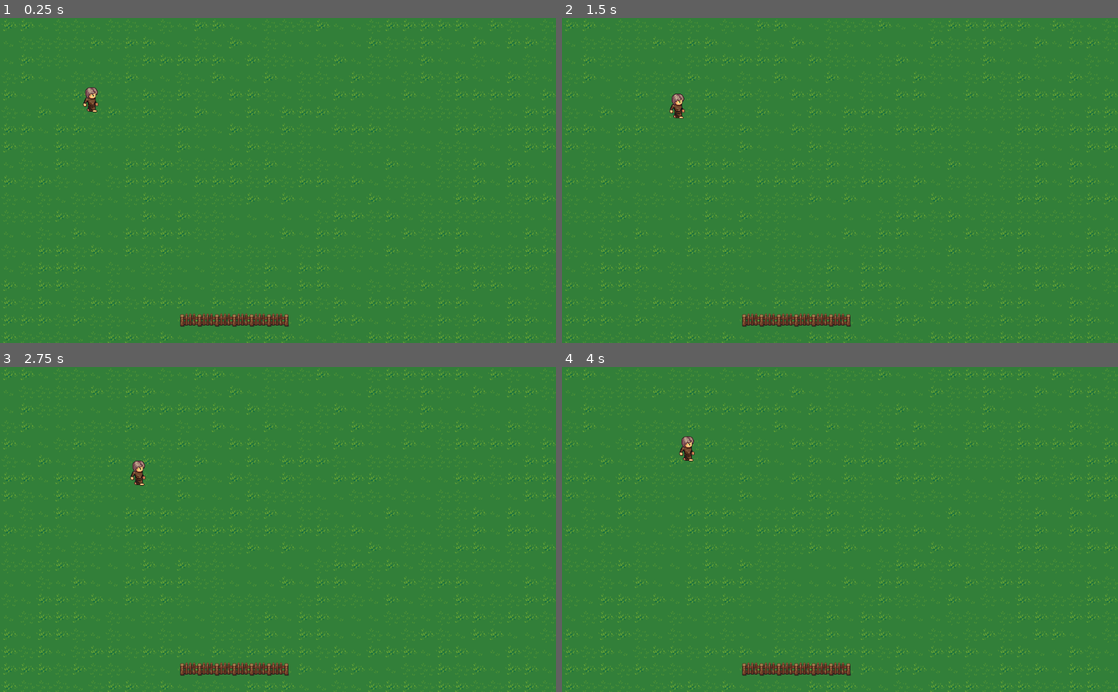
Above: before the commit, frames 1-4 (two rows, left to right).
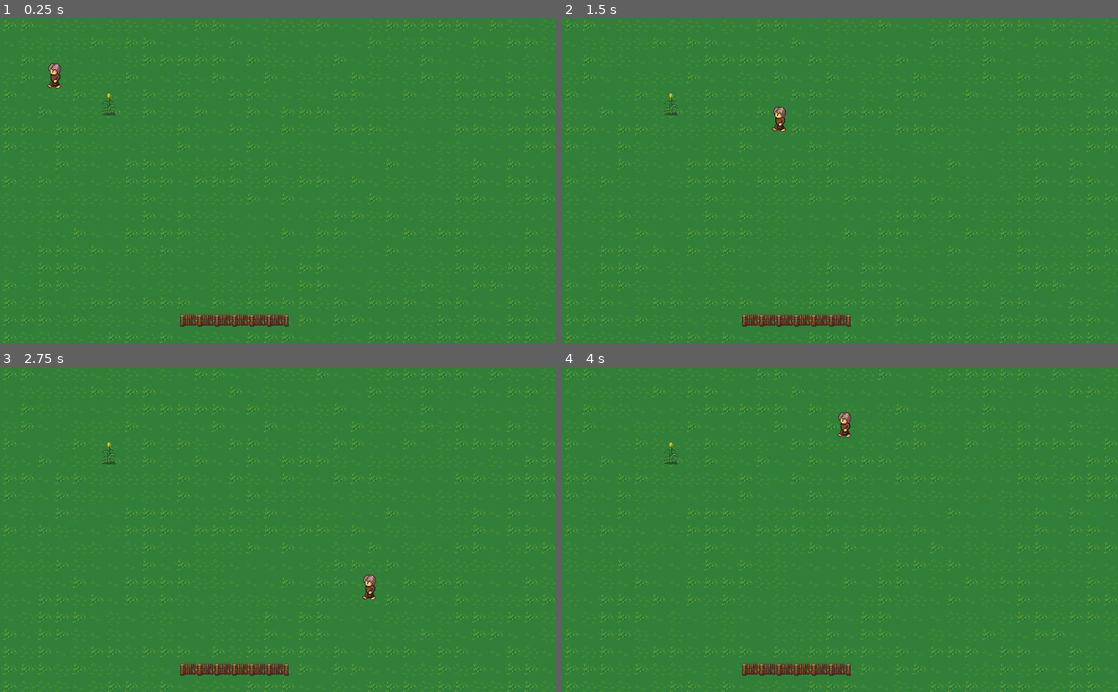
Above: after the commit, the same moments.

Repository: Terkwood/procfarm
Game: Godot game, scene res://ProcFarm.tscn
The game is run twice, just before and just after one commit, with the same random seed, the same clock (stepped at 60 frames per second) and the same inputs.
Inputs:
- Up to frame 1 (0.25 s): no input
- Up to frame 2 (1.5 s): tap Enter at 0.5 s; hold Right (ui_right) 0.53-1.28 s; hold Down (ui_down) from 1.28 s (still down)
- Up to frame 3 (2.75 s): release Down (ui_down) at 2.03 s; hold Right (ui_right) from 2.03 s (still down)
- Up to frame 4 (4 s): release Right (ui_right) at 2.78 s; hold Up (ui_up) 2.78-3.53 s; hold Left (ui_left) from 3.53 s (still down)

The runs differ from the first frame. In frame 1, 0.4% of the frame differs, in the area x 8-21%, y 13-31%; in frame 2, 0.3%; in frame 3, 0.4%; in frame 4, 0.4%.

Commit message:
Add collision
Squashed commit of the following:

commit b84b3e2c50af424028b548bb4093cf2612407fc4
Author: Terkwood <metaterkhorn@gmail.com>
Date:   Sat Mar 23 21:08:22 2019 -0400

    succeed in colliding

commit 8bb054a1746242f4c984eee6f2abd2ffbe7c74e9
Author: Terkwood <metaterkhorn@gmail.com>
Date:   Sat Mar 23 20:49:58 2019 -0400

    use a kinematic body

commit e7a161c1fc5cd0dc6146a71dd8348be4aac134ff
Author: Terkwood <metaterkhorn@gmail.com>
Date:   Sat Mar 23 20:38:02 2019 -0400

    fail to collide

commit afcf785b633027763c1a5487b67ce234f1e03cc1
Author: Terkwood <metaterkhorn@gmail.com>
Date:   Sat Mar 23 20:36:32 2019 -0400

    kinematic body

commit b830ed46b68da4ebbc3bd0360f4cee49b0385c3d
Author: Terkwood <metaterkhorn@gmail.com>
Date:   Sat Mar 23 20:23:11 2019 -0400

    try

commit f801e663596f71b6edc4cc82dadc93ea22c48230
Author: Terkwood <metaterkhorn@gmail.com>
Date:   Sat Mar 23 20:16:25 2019 -0400

    get stuck

commit e47644e41a51aadf2cd2dd570124d9dc4984e6e5
Author: Terkwood <metaterkhorn@gmail.com>
Date:   Sat Mar 23 20:10:31 2019 -0400

    add castle walls and gum up player

commit 1de05570ce03a90d663dec0e5165371eff729039
Author: Terkwood <metaterkhorn@gmail.com>
Date:   Sat Mar 23 19:38:13 2019 -0400

    try things

commit ca45f1b983bc170837b76da907915469f3858944
Author: Terkwood <metaterkhorn@gmail.com>
Date:   Sat Mar 23 18:17:23 2019 -0400

    fail to collide

Diff:
--- a/LPCTiles.tscn
+++ b/LPCTiles.tscn
@@ -10,6 +10,9 @@
 
 [sub_resource type="RectangleShape2D" id=3]
 extents = Vector2( 10, 11 )
+
+[sub_resource type="RectangleShape2D" id=4]
+extents = Vector2( 4, 16 )
 
 [node name="LPCTiles" type="Node2D"]
 
@@ -63,12 +66,22 @@
 region_enabled = true
 region_rect = Rect2( 928, 640, 32, 32 )
 
+[node name="StaticBody2D" type="StaticBody2D" parent="fence_alt_3"]
+
+[node name="CollisionPolygon2D" type="CollisionPolygon2D" parent="fence_alt_3/StaticBody2D"]
+polygon = PoolVector2Array( 3, 9, -4, 9, -4, -16, 3, -16 )
+
 [node name="fence_alt_4" type="Sprite" parent="."]
 position = Vector2( 148, 100 )
 texture = ExtResource( 1 )
 region_enabled = true
 region_rect = Rect2( 960, 640, 32, 32 )
 
+[node name="StaticBody2D" type="StaticBody2D" parent="fence_alt_4"]
+
+[node name="CollisionShape2D" type="CollisionShape2D" parent="fence_alt_4/StaticBody2D"]
+shape = SubResource( 4 )
+
 [node name="fence_alt_5" type="Sprite" parent="."]
 position = Vector2( 148, 68 )
 texture = ExtResource( 1 )
@@ -182,3 +195,21 @@
 texture = ExtResource( 1 )
 region_enabled = true
 region_rect = Rect2( 640, 896, 96, 96 )
+
+[node name="castlewalls_0" type="Sprite" parent="."]
+position = Vector2( 263, -3 )
+texture = ExtResource( 1 )
+region_enabled = true
+region_rect = Rect2( 448, 0, 32, 64 )
+
+[node name="castlewalls_1" type="Sprite" parent="."]
+position = Vector2( 263, 62 )
+texture = ExtResource( 1 )
+region_enabled = true
+region_rect = Rect2( 448, 64, 32, 64 )
+
+[node name="castlewalls_2" type="Sprite" parent="."]
+position = Vector2( 263, 128 )
+texture = ExtResource( 1 )
+region_enabled = true
+region_rect = Rect2( 448, 128, 32, 64 )
--- a/Player.gd
+++ b/Player.gd
@@ -1,27 +1,20 @@
-extends Node2D
+extends KinematicBody2D
 
-const incr = 1
+const WALK_SPEED = 400
 
-# Called when the node enters the scene tree for the first time.
-func _ready():
-	pass # Replace with function body.
+var velocity = Vector2()
 
-func next_x():
-	if Input.is_action_pressed("ui_right"):
-		return position.x + incr
-	elif Input.is_action_pressed("ui_left"):
-		return position.x - incr
+func _physics_process(delta):
+	if Input.is_action_pressed("ui_left"):
+		velocity.x = -WALK_SPEED
+	elif Input.is_action_pressed("ui_right"):
+		velocity.x =  WALK_SPEED
 	else:
-		return position.x
-
-func next_y():
-	if Input.is_action_pressed("ui_down"):
-		return position.y + incr
-	elif Input.is_action_pressed("ui_up"):
-		return position.y - incr
+		velocity.x = 0
+	if Input.is_action_pressed("ui_up"):
+		velocity.y = -WALK_SPEED
+	elif Input.is_action_pressed("ui_down"):
+		velocity.y =  WALK_SPEED
 	else:
-		return position.y
-
-# Called every frame. 'delta' is the elapsed time since the previous frame.
-func _process(delta):
-	position = Vector2(next_x(), next_y())
+		velocity.y = 0
+	move_and_slide(velocity, Vector2(0, 0))
--- a/ProcFarm.tscn
+++ b/ProcFarm.tscn
@@ -1,17 +1,23 @@
-[gd_scene load_steps=11 format=2]
+[gd_scene load_steps=13 format=2]
 
 [ext_resource path="res://ProcField.tscn" type="PackedScene" id=1]
 [ext_resource path="res://ProcFence.tscn" type="PackedScene" id=2]
-[ext_resource path="res://Player.gd" type="Script" id=3]
-[ext_resource path="res://player.png" type="Texture" id=4]
+[ext_resource path="res://lpc_base_farm.png" type="Texture" id=3]
+[ext_resource path="res://Player.gd" type="Script" id=4]
+[ext_resource path="res://player.png" type="Texture" id=5]
 
-[sub_resource type="AtlasTexture" id=1]
+[sub_resource type="CapsuleShape2D" id=7]
+radius = 10.9957
+
+[sub_resource type="CapsuleShape2D" id=8]
+height = 30.795
+
+[sub_resource type="AtlasTexture" id=2]
 flags = 4
-atlas = ExtResource( 4 )
+atlas = ExtResource( 5 )
 region = Rect2( 0, 0, 832, 1344 )
 
-[sub_resource type="Animation" id=4]
-resource_name = "WalkDown"
+[sub_resource type="Animation" id=3]
 loop = true
 step = 0.14
 tracks/0/type = "value"
@@ -27,8 +33,7 @@
 "values": [ Rect2( 64, 640, 64, 64 ), Rect2( 128, 640, 64, 64 ), Rect2( 192, 640, 64, 64 ), Rect2( 256, 640, 64, 64 ), Rect2( 320, 640, 64, 64 ), Rect2( 384, 640, 64, 64 ), Rect2( 448, 640, 64, 64 ) ]
 }
 
-[sub_resource type="Animation" id=3]
-resource_name = "WalkLeft"
+[sub_resource type="Animation" id=4]
 loop = true
 step = 0.14
 tracks/0/type = "value"
@@ -45,7 +50,6 @@
 }
 
 [sub_resource type="Animation" id=5]
-resource_name = "WalkRight"
 loop = true
 step = 0.14
 tracks/0/type = "value"
@@ -61,8 +65,7 @@
 "values": [ Rect2( 64, 704, 64, 64 ), Rect2( 128, 704, 64, 64 ), Rect2( 192, 704, 64, 64 ), Rect2( 256, 704, 64, 64 ), Rect2( 320, 704, 64, 64 ), Rect2( 384, 704, 64, 64 ), Rect2( 448, 704, 64, 64 ) ]
 }
 
-[sub_resource type="Animation" id=2]
-resource_name = "WalkUp"
+[sub_resource type="Animation" id=6]
 loop = true
 step = 0.14
 tracks/0/type = "value"
@@ -78,34 +81,42 @@
 "values": [ Rect2( 64, 512, 64, 64 ), Rect2( 128, 512, 64, 64 ), Rect2( 192, 512, 64, 64 ), Rect2( 256, 512, 64, 64 ), Rect2( 320, 512, 64, 64 ), Rect2( 384, 512, 64, 64 ), Rect2( 448, 512, 64, 64 ) ]
 }
 
-[sub_resource type="CapsuleShape2D" id=6]
-radius = 13.4231
-height = 21.5429
-
 [node name="ProcFarm" type="Node2D"]
 
 [node name="ProcField" parent="." instance=ExtResource( 1 )]
 
 [node name="ProcFence" parent="." instance=ExtResource( 2 )]
 
-[node name="Player" type="Node2D" parent="."]
-script = ExtResource( 3 )
+[node name="Corn" type="Node2D" parent="."]
+position = Vector2( 200, 150 )
+
+[node name="StaticBody2D" type="StaticBody2D" parent="Corn"]
+
+[node name="CollisionShape2D" type="CollisionShape2D" parent="Corn/StaticBody2D"]
+position = Vector2( 0, 12 )
+shape = SubResource( 7 )
+
+[node name="Sprite" type="Sprite" parent="Corn/StaticBody2D"]
+position = Vector2( -0.322876, 0.968674 )
+texture = ExtResource( 3 )
+region_enabled = true
+region_rect = Rect2( 1536, 64, 32, 64 )
+
+[node name="Player" type="KinematicBody2D" parent="."]
+position = Vector2( 100, 100 )
+script = ExtResource( 4 )
+
+[node name="CollisionShape2D" type="CollisionShape2D" parent="Player"]
+position = Vector2( 0, 7.10363 )
+shape = SubResource( 8 )
 
 [node name="Sprite" type="Sprite" parent="Player"]
-position = Vector2( 169.351, 144.447 )
-texture = SubResource( 1 )
+texture = SubResource( 2 )
 region_enabled = true
-region_rect = Rect2( 320, 704, 64, 64 )
+region_rect = Rect2( 64, 576, 64, 64 )
 
 [node name="WalkUpAnim" type="AnimationPlayer" parent="Player/Sprite"]
-anims/WalkDown = SubResource( 4 )
-anims/WalkLeft = SubResource( 3 )
+anims/WalkDown = SubResource( 3 )
+anims/WalkLeft = SubResource( 4 )
 anims/WalkRight = SubResource( 5 )
-anims/WalkUp = SubResource( 2 )
-
-[node name="RigidBody2D" type="RigidBody2D" parent="Player"]
-position = Vector2( 152.748, 126.183 )
-
-[node name="CollisionShape2D" type="CollisionShape2D" parent="Player/RigidBody2D"]
-position = Vector2( 15.7584, 25.0281 )
-shape = SubResource( 6 )
+anims/WalkUp = SubResource( 6 )
--- a/ProcField.gd
+++ b/ProcField.gd
@@ -1,7 +1,6 @@
 extends Node2D
 
 # from http://kidscancode.org/blog/2018/08/godot3_procgen1/
-var tile_size = 64  # tile size (in pixels)
 var width = 100     # in tiles
 var height = 50     # in tiles
 
--- a/ProcField.tscn
+++ b/ProcField.tscn
@@ -10,3 +10,4 @@
 tile_set = ExtResource( 2 )
 cell_size = Vector2( 32, 32 )
 format = 1
+tile_data = PoolIntArray( 131107, 11, 0, 196643, 11, 0, 262179, 10, 0, 5898464, 10, 0 )
--- a/lpc_tileset.tres
+++ b/lpc_tileset.tres
@@ -1,6 +1,21 @@
-[gd_resource type="TileSet" load_steps=2 format=2]
+[gd_resource type="TileSet" load_steps=7 format=2]
 
 [ext_resource path="res://lpc_base_farm.png" type="Texture" id=1]
+
+[sub_resource type="ConvexPolygonShape2D" id=5]
+points = PoolVector2Array( 3, 9, -4, 9, -4, -16, 3, -16 )
+
+[sub_resource type="RectangleShape2D" id=4]
+extents = Vector2( 4, 16 )
+
+[sub_resource type="RectangleShape2D" id=1]
+extents = Vector2( 10, 11 )
+
+[sub_resource type="RectangleShape2D" id=2]
+extents = Vector2( 16, 11 )
+
+[sub_resource type="RectangleShape2D" id=3]
+extents = Vector2( 10, 11 )
 
 [resource]
 0/name = "grass_hole"
@@ -81,7 +96,13 @@
 7/tile_mode = 0
 7/occluder_offset = Vector2( 16, 16 )
 7/navigation_offset = Vector2( 16, 16 )
-7/shapes = [  ]
+7/shapes = [ {
+"autotile_coord": Vector2( 0, 0 ),
+"one_way": false,
+"one_way_margin": 1.0,
+"shape": SubResource( 1 ),
+"shape_transform": Transform2D( 1, 0, 0, 1, 21.6435, 14 )
+} ]
 7/z_index = 0
 8/name = "fence_alt_1"
 8/texture = ExtResource( 1 )
@@ -91,7 +112,13 @@
 8/tile_mode = 0
 8/occluder_offset = Vector2( 16, 16 )
 8/navigation_offset = Vector2( 16, 16 )
-8/shapes = [  ]
+8/shapes = [ {
+"autotile_coord": Vector2( 0, 0 ),
+"one_way": false,
+"one_way_margin": 1.0,
+"shape": SubResource( 2 ),
+"shape_transform": Transform2D( 1, 0, 0, 1, 16, 14 )
+} ]
 8/z_index = 0
 9/name = "fence_alt_2"
 9/texture = ExtResource( 1 )
@@ -101,7 +128,13 @@
 9/tile_mode = 0
 9/occluder_offset = Vector2( 16, 16 )
 9/navigation_offset = Vector2( 16, 16 )
-9/shapes = [  ]
+9/shapes = [ {
+"autotile_coord": Vector2( 0, 0 ),
+"one_way": false,
+"one_way_margin": 1.0,
+"shape": SubResource( 3 ),
+"shape_transform": Transform2D( 1, 0, 0, 1, 9, 14 )
+} ]
 9/z_index = 0
 10/name = "fence_alt_3"
 10/texture = ExtResource( 1 )
@@ -111,7 +144,13 @@
 10/tile_mode = 0
 10/occluder_offset = Vector2( 16, 16 )
 10/navigation_offset = Vector2( 16, 16 )
-10/shapes = [  ]
+10/shapes = [ {
+"autotile_coord": Vector2( 0, 0 ),
+"one_way": false,
+"one_way_margin": 1.0,
+"shape": SubResource( 5 ),
+"shape_transform": Transform2D( 1, 0, 0, 1, 16, 16 )
+} ]
 10/z_index = 0
 11/name = "fence_alt_4"
 11/texture = ExtResource( 1 )
@@ -121,7 +160,13 @@
 11/tile_mode = 0
 11/occluder_offset = Vector2( 16, 16 )
 11/navigation_offset = Vector2( 16, 16 )
-11/shapes = [  ]
+11/shapes = [ {
+"autotile_coord": Vector2( 0, 0 ),
+"one_way": false,
+"one_way_margin": 1.0,
+"shape": SubResource( 4 ),
+"shape_transform": Transform2D( 1, 0, 0, 1, 16, 16 )
+} ]
 11/z_index = 0
 12/name = "fence_alt_5"
 12/texture = ExtResource( 1 )
@@ -253,3 +298,33 @@
 24/navigation_offset = Vector2( 16, 16 )
 24/shapes = [  ]
 24/z_index = 0
+25/name = "castlewalls_0"
+25/texture = ExtResource( 1 )
+25/tex_offset = Vector2( 0, 0 )
+25/modulate = Color( 1, 1, 1, 1 )
+25/region = Rect2( 448, 0, 32, 64 )
+25/tile_mode = 0
+25/occluder_offset = Vector2( 16, 32 )
+25/navigation_offset = Vector2( 16, 32 )
+25/shapes = [  ]
+25/z_index = 0
+26/name = "castlewalls_1"
+26/texture = ExtResource( 1 )
+26/tex_offset = Vector2( 0, 0 )
+26/modulate = Color( 1, 1, 1, 1 )
+26/region = Rect2( 448, 64, 32, 64 )
+26/tile_mode = 0
+26/occluder_offset = Vector2( 16, 32 )
+26/navigation_offset = Vector2( 16, 32 )
+26/shapes = [  ]
+26/z_index = 0
+27/name = "castlewalls_2"
+27/texture = ExtResource( 1 )
+27/tex_offset = Vector2( 0, 0 )
+27/modulate = Color( 1, 1, 1, 1 )
+27/region = Rect2( 448, 128, 32, 64 )
+27/tile_mode = 0
+27/occluder_offset = Vector2( 16, 32 )
+27/navigation_offset = Vector2( 16, 32 )
+27/shapes = [  ]
+27/z_index = 0
Not shown: 1 places in LPCTiles.tscn that only renumber resources
